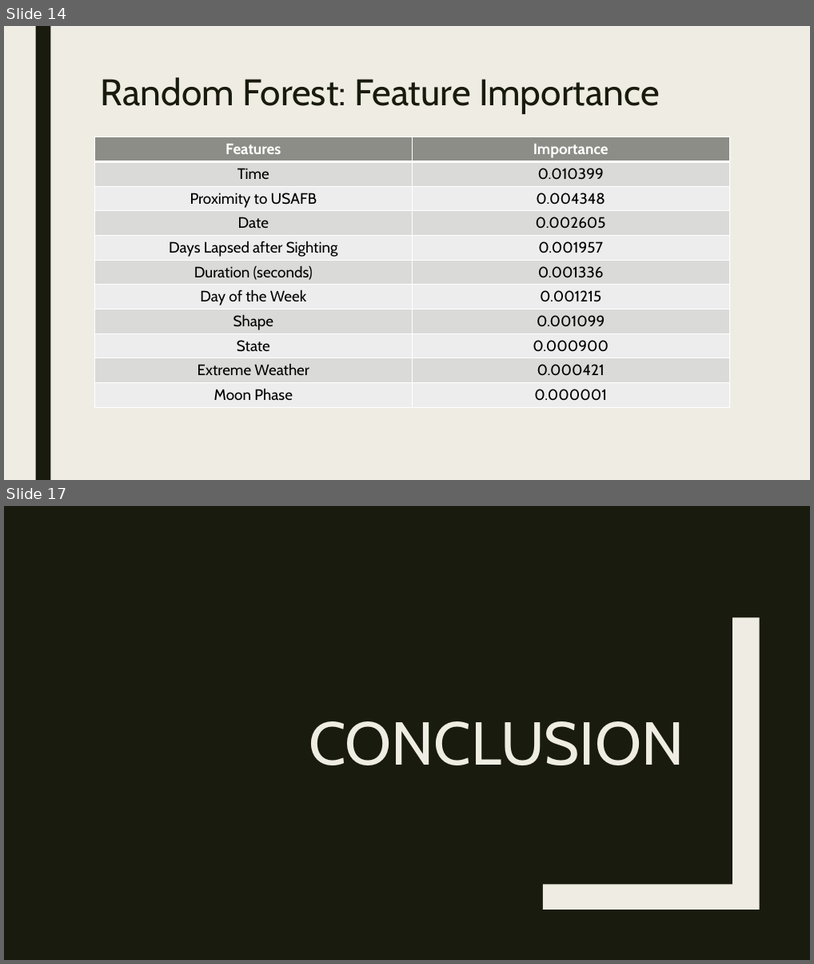
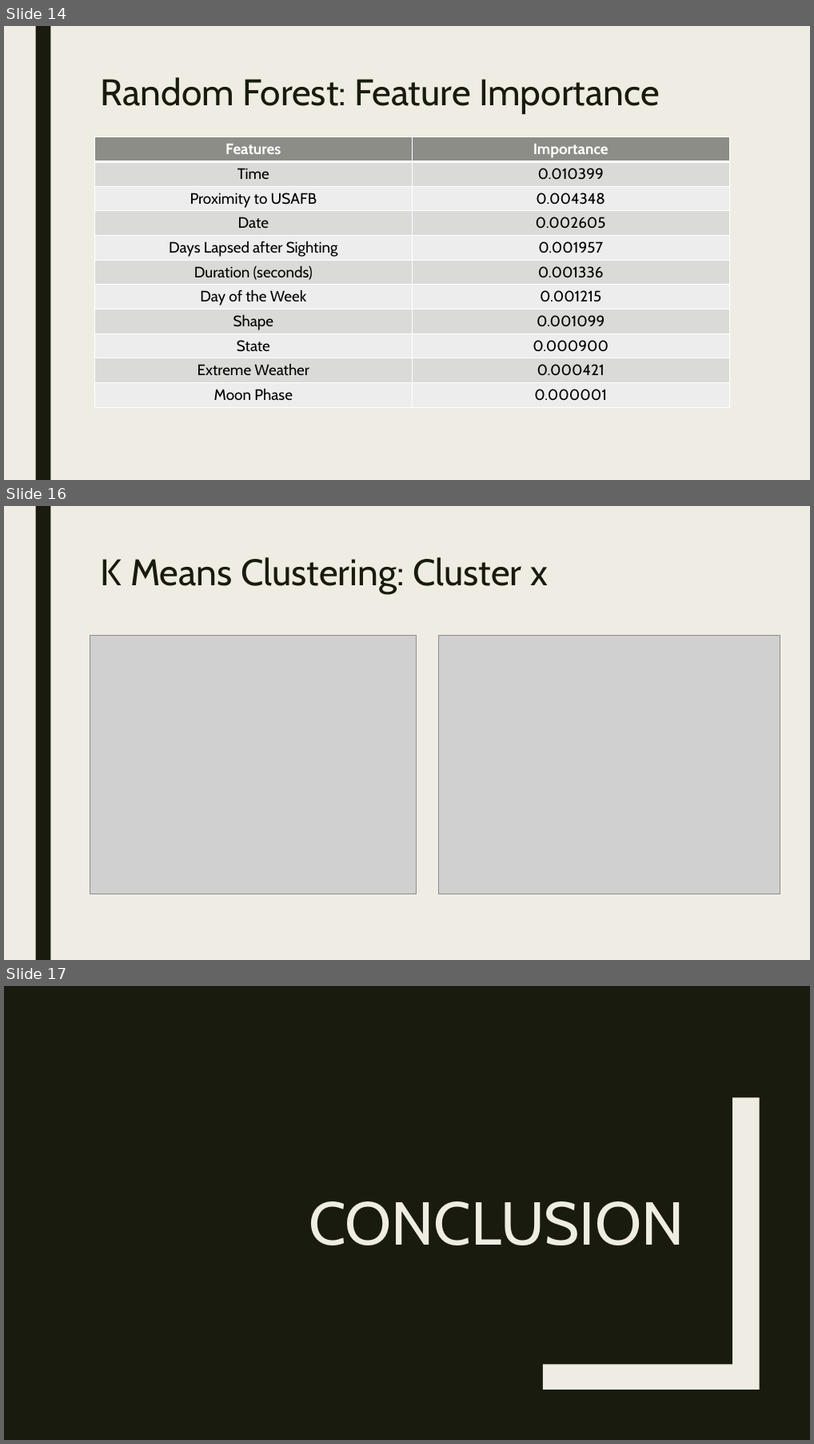
Before and after one commit to Preetikasri/UFO-Sightings-Analysis, a slide deck: ufo_presentation_v3.pptx. Shown one above the other, each under a label of ours: slides 14 and 17 before the commit, slides 14, 16 and 17 after it; the slides between them are not shown. The pictures are 814x964 and 814x1444 pixels, drawn with LibreOffice and Linux fonts; fonts in the diff are those of the drawing; grey boxes stand for pictures. Boxes give left, top, right and bottom in pixels: in the first picture for what was removed or moved away, otherwise in the second. Text is boxed around its words. In the diff, an @@ line names an element or a change of style, - is before the commit and + after.

```diff
--- a/ufo_presentation_v3.pptx
+++ b/ufo_presentation_v3.pptx
@@ slide 16 added at [4,506,810,960], background #EFEDE3; not listed: 1 template element that a slide beside it also shows @@
@@ title added at [101,557,548,594], 44 pt, text #191B0E @@
+K Means Clustering: Cluster x
@@ picture added at [90,635,417,893] @@
@@ picture added at [439,635,781,893] @@
```
Also in this commit, not shown: 5 slides changed, 1 slide removed.
